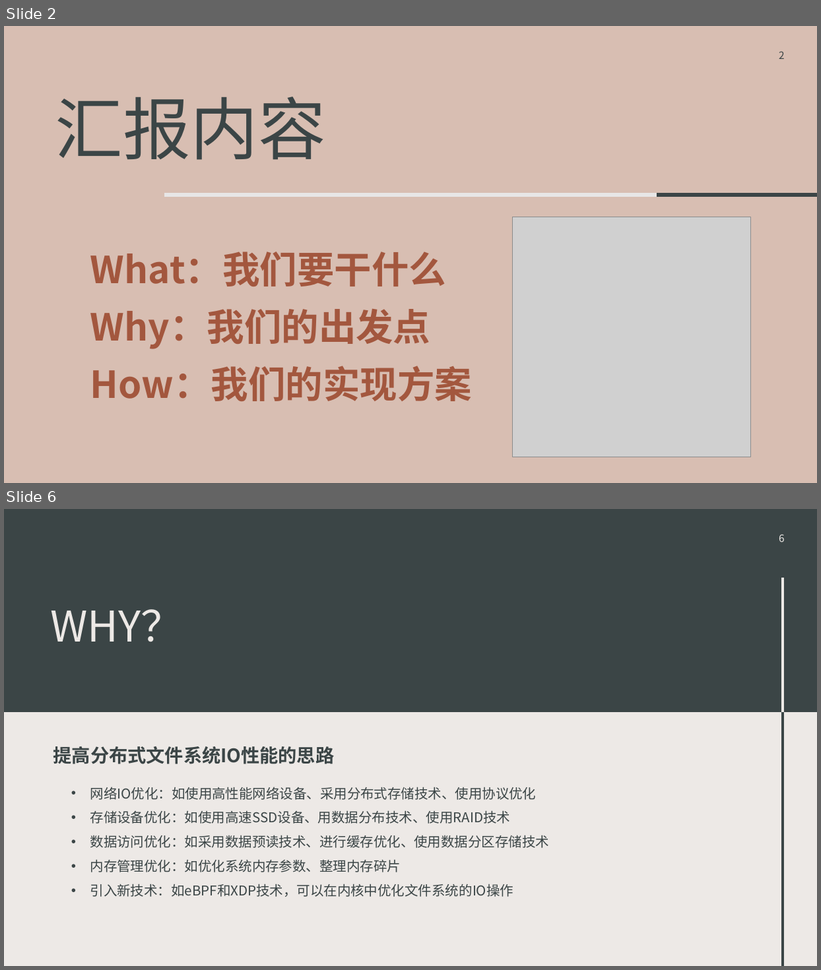
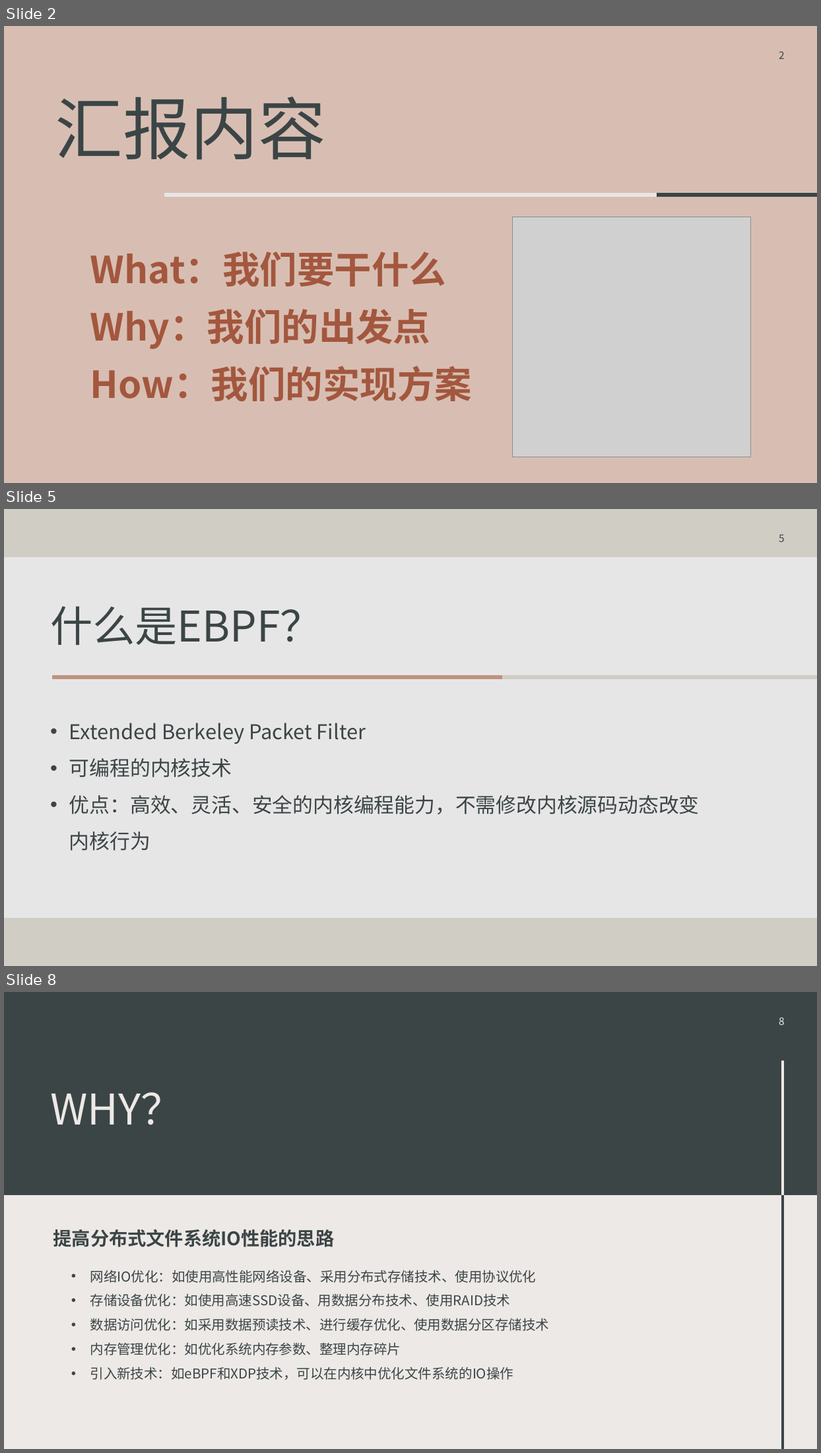
Before and after one commit to OSH-2023/x-FutureWithinBuzzyBees, a slide deck: docs/中期汇报.pptx. Shown one above the other, each under a label of ours: slides 2 and 6 before the commit, slides 2, 5 and 8 after it; the slides between them are not shown. The pictures are 821x970 and 821x1453 pixels, drawn with LibreOffice and Linux fonts; fonts in the diff are those of the drawing; grey boxes stand for pictures; background and template pictures are left out. Boxes give left, top, right and bottom in pixels: in the first picture for what was removed or moved away, otherwise in the second. Text is boxed around its words. In the diff, an @@ line names an element or a change of style, - is before the commit and + after.

```diff
--- a/docs/中期汇报.pptx
+++ b/docs/中期汇报.pptx
@@ slide 5 added at (4,509,817,966), background #D0CDC5 @@
@@ page number added at (779,534,785,542), 12 pt, text #3B4546 @@
+5
@@ rectangle added at (4,557,817,918), fill #E7E6E6 @@
@@ title added at (50,606,323,645), 50 pt, text #3B4546 @@
+什么是EBPF？
@@ line added from (502, 677) to (53, 677), #BE937E 4.5 pt @@
@@ line added from (817, 677) to (501, 677), #D0CDC5 4.5 pt @@
@@ text added at (69,723,700,851), 24 pt, text #3B4546 @@
+• Extended Berkeley Packet Filter
+• 可编程的内核技术
+• 优点：高效、灵活、安全的内核编程能力，不需修改内核源码动态改变内核行为
@@ what was slide 6 is now slide 8 @@
@@ page number at (779,1017,785,1025): text changed @@
-6
+8
```
Also in this commit, not shown: 3 slides changed, 1 other slide added.
